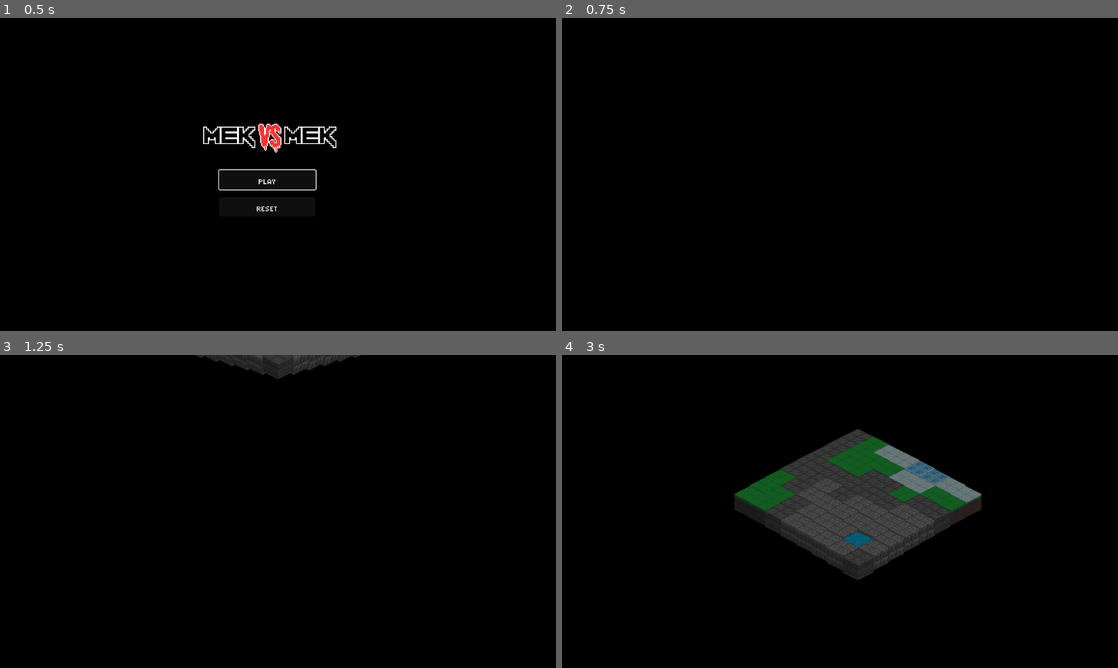
Above: before the commit, frames 1-4 (two rows, left to right).
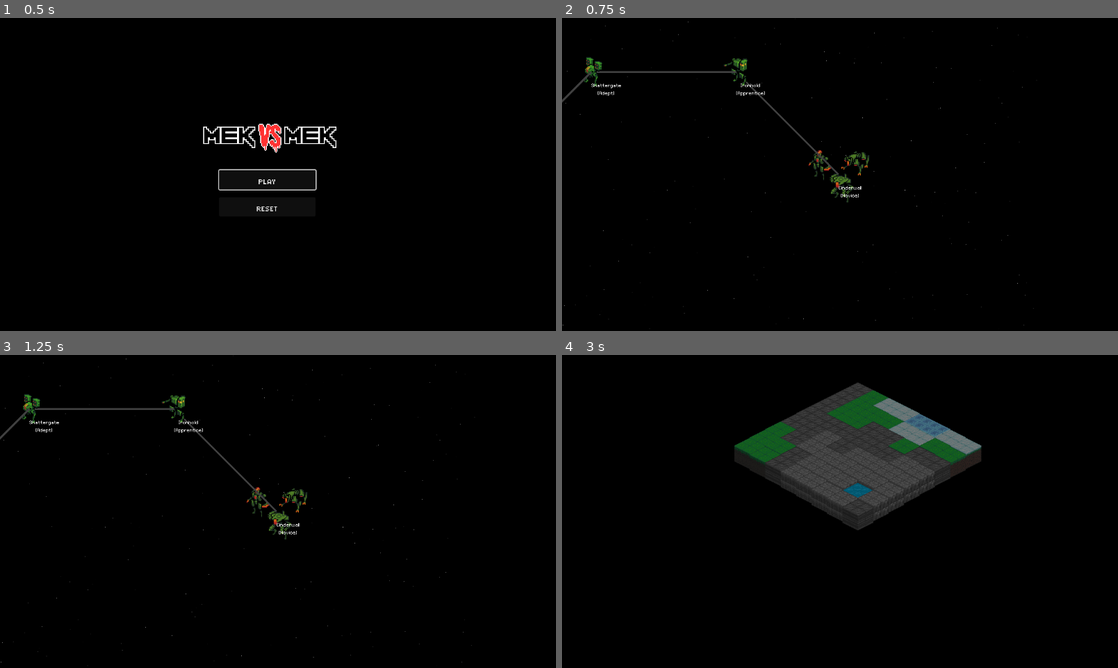
Above: after the commit, the same moments.

Repository: Tekknobot/Terrain
Game: Godot game, scene res://Scenes/TitleScreen.tscn
The game is run twice, just before and just after one commit, with the same random seed, the same clock (stepped at 60 frames per second) and the same inputs. Sound files missing from this copy of the repository are replaced by a short silence.
Inputs (mouse positions are in pixels of both pictures, inside the frame that each line leads up to):
- Up to frame 1 (0.5 s): no input
- Up to frame 2 (0.75 s): click "Reset" at 0.5 s
- Up to frame 3 (1.25 s): no input
- Up to frame 4 (3 s): click (840, 511) at 1.27 s; tap Enter (ui_accept) at 2, 2.27 s; move the mouse to (962, 495) at 2.02 s; click (962, 495) at 2.17 s; drag from (728, 527) to (856, 545) at 2.77 s

Frame 1 is identical in both runs. In frame 2, 1.2% of the frame differs, in the area x 0-85%, y 1-99%; in frame 3, 2.3%; in frame 4, 15%, in the area x 31-76%, y 8-72%.

Commit message:
Add button and textures for over world tree.

Diff:
--- a/Scenes/Overworld.tscn
+++ b/Scenes/Overworld.tscn
@@ -7,14 +7,12 @@
 
 [node name="Overworld" type="Node2D"]
 script = ExtResource("1_hfkso")
-max_depth = 5
-branches_per_node = 2
 region_font = ExtResource("2_xydvu")
 
 [node name="Camera2D" type="Camera2D" parent="."]
 position = Vector2(579, 324)
 script = ExtResource("3_rqdjr")
 
-[node name="StarryNight" parent="." instance=ExtResource("4_1mu5x")]
-position = Vector2(167, -48)
-visibility_rect = Rect2(-100, -100, 2000, 2000)
+[node name="StarryNight" parent="Camera2D" instance=ExtResource("4_1mu5x")]
+position = Vector2(-572, -331)
+visibility_rect = Rect2(0, 0, 1000, 1000)
--- a/Scenes/OverworldController.tscn
+++ b/Scenes/OverworldController.tscn
@@ -1,14 +1,19 @@
-[gd_scene load_steps=3 format=3 uid="uid://48d8tkhp3xh0"]
+[gd_scene load_steps=8 format=3 uid="uid://48d8tkhp3xh0"]
 
+[ext_resource type="Texture2D" uid="uid://dqmlt3bpfxcqb" path="res://Sprites/Portraits/pilots/mek_portraits/novice_group.png" id="2_iq2g5"]
 [ext_resource type="PackedScene" uid="uid://dyvg1q4u48f01" path="res://Scenes/Overworld.tscn" id="2_k221l"]
-[ext_resource type="PackedScene" uid="uid://npnv1wvwmhj3" path="res://Scenes/Main.tscn" id="2_uosq8"]
+[ext_resource type="Texture2D" uid="uid://du3scrmgdo0uq" path="res://Sprites/Portraits/pilots/mek_portraits/r2.png" id="3_net20"]
+[ext_resource type="Texture2D" uid="uid://d3s67lch382rk" path="res://Sprites/Portraits/pilots/mek_portraits/r3.png" id="4_4at8d"]
+[ext_resource type="Texture2D" uid="uid://bygvhthawhht8" path="res://Sprites/Portraits/pilots/mek_portraits/r4.png" id="5_re4jv"]
+[ext_resource type="Texture2D" uid="uid://beu8s26b4wob0" path="res://Sprites/Portraits/pilots/mek_portraits/s2.png" id="6_qpboe"]
+[ext_resource type="Texture2D" uid="uid://b4xbvy5vgjg60" path="res://Sprites/Portraits/pilots/mek_portraits/s3.png" id="7_2ftuw"]
 
 [node name="OverworldNode" type="Node2D"]
 
 [node name="OverworldController" type="Node2D" parent="."]
 
 [node name="Overworld" parent="OverworldController" instance=ExtResource("2_k221l")]
-region_scenes = Array[PackedScene]([ExtResource("2_uosq8")])
+region_textures = Array[Texture2D]([ExtResource("2_iq2g5"), ExtResource("3_net20"), ExtResource("4_4at8d"), ExtResource("5_re4jv"), ExtResource("6_qpboe"), ExtResource("7_2ftuw")])
 
 [node name="OverlayLayer" type="CanvasLayer" parent="."]
 scale = Vector2(0.5, 0.5)
--- a/Scripts/OverworldMap.gd
+++ b/Scripts/OverworldMap.gd
@@ -2,110 +2,151 @@
 
 signal region_selected(index, name)
 
-@export var max_depth: int = 4
-@export var branches_per_node: int = 3
-@export var branch_length: float = 200.0
-@export var length_variance: float = 0.5
+@export var max_depth: int = 5             # e.g. to reach “Grandmaster” at depth 5
+@export var branches_per_node: int = 1
+@export var branch_length: float = 300.0
+@export var length_variance: float = 0.0
 @export var angle_spread: float = 90.0
 @export var region_radius: float = 16.0
 @export var region_font: Font
 
-@export var region_scenes: Array[PackedScene] = []
+# One texture *per* tier, in tier‐order:
+# [Novice, Apprentice, Adept, Expert, Master, Grandmaster, …]
+@export var region_textures: Array[Texture2D] = []
+
 var difficulty_tiers: Dictionary = {
-	1: "Novice", 2: "Apprentice", 3: "Adept", 4: "Expert",
-	5: "Master", 6: "Grandmaster", 7: "Legendary", 8: "Mythic",
-	9: "Transcendent", 10: "Celestial", 11: "Divine", 12: "Omnipotent"
+	1: "Novice",      2: "Apprentice", 3: "Adept",
+	4: "Expert",      5: "Master",     6: "Grandmaster",
+	7: "Legendary",   8: "Mythic",     9: "Transcendent",
+	10: "Celestial", 11: "Divine",   12: "Omnipotent"
 }
 
 @export var region_names: Array = [
-	"Ironhold", "Gearfall", "Steelforge", "Rusthaven", "Cinderwall",
-	"Forgekeep", "Pulsegate", "Hammerfall", "Blastmoor", "Magnetar",
-	"Titanreach", "Axlepoint", "Vulcannon", "Boltspire", "Mecharis",
-	"Lockridge", "Quakefield", "Junktown", "Arcforge", "ZeroCore",
-	"Crankton", "Ironvale", "Shattergate", "Voltmoor", "Gritstone"
+	"Ironhold","Gearfall","Steelforge","Rusthaven","Cinderwall",
+	"Forgekeep","Pulsegate","Hammerfall","Blastmoor","Magnetar",
+	"Titanreach","Axlepoint","Vulcannon","Boltspire","Mecharis",
+	"Lockridge","Quakefield","Junktown","Arcforge","ZeroCore",
+	"Crankton","Ironvale","Shattergate","Voltmoor","Gritstone"
 ]
 
-# Internal storage
 var regions: Array = []
 var first_novice_pos: Vector2
-var follow_target: Vector2
-var cam: Camera2D
 
 func _ready():
 	randomize()
 	region_names.shuffle()
-	var start_pos = get_viewport_rect().size * 0.5
-	_generate_branch(start_pos, 0, 0, -90)
+	var center = get_viewport_rect().size * 0.5
+	# start with one Novice at the very center
+	_generate_branch(center, 0, -90)
 
-func _generate_branch(pos: Vector2, depth: int, idx: int, angle: float) -> void:
-	var region_index = regions.size()
-	_create_region_node(region_index, pos, depth)
+# helper: returns the index of an existing region within 2×radius of `p`, or –1
+func _find_region_at(p: Vector2) -> int:
+	for i in range(regions.size()):
+		if p.distance_to(regions[i]["pos"]) < region_radius * 2:
+			return i
+	return -1
+
+func _generate_branch(pos: Vector2, depth: int, angle: float) -> void:
+	# 1) either reuse or create this region
+	var region_index = _find_region_at(pos)
+	if region_index < 0:
+		region_index = regions.size()
+		_create_region_node(region_index, pos, depth)
+	# otherwise we’ve “landed” on an existing node and we skip making a duplicate
+
+	# 2) if we’re at max, stop here
 	if depth >= max_depth:
 		return
-	var count = randi_range(1, branches_per_node)
+
+	# 3) spawn children as before
+	var count = branches_per_node
 	var spread = angle_spread / max(count - 1, 1)
 	for i in range(count):
 		var child_angle = angle - angle_spread * 0.5 + spread * i
-		var length = branch_length * randf_range(1.0 - length_variance, 1.0 + length_variance)
-		var rad = deg_to_rad(child_angle)
-		var end_pos = pos + Vector2(cos(rad), sin(rad)) * length
+		var length = branch_length
+		var end_pos = pos + Vector2(cos(deg_to_rad(child_angle)), sin(deg_to_rad(child_angle))) * length
+
+		# draw the line
 		var line = Line2D.new()
 		line.width = 4
 		line.default_color = Color(0.25, 0.25, 0.25)
 		line.points = [pos, end_pos]
 		line.z_index = 0
 		add_child(line)
-		_generate_branch(end_pos, depth + 1, region_index * 10 + i, child_angle)
+
+		# recurse
+		_generate_branch(end_pos, depth + 1, child_angle)
 
 func _create_region_node(index: int, pos: Vector2, depth: int) -> void:
-	var tier = clamp(depth + 1, 1, difficulty_tiers.size())
-	var hue = float(tier) / difficulty_tiers.size()
-	var fill = Color.from_hsv(hue, 0.4, 0.8)
-	var outline_col = Color.from_hsv(hue, 0.8, 0.6)
-	var tier_name = difficulty_tiers[tier]
+	# 1) compute tier, name & tint
+	var tier       = clamp(depth + 1, 1, difficulty_tiers.size())
+	var tier_name  = difficulty_tiers[tier]
+	var hue        = float(tier) / difficulty_tiers.size()
+	var base_tint  = Color.from_hsv(hue, 0.4, 0.8)
 
+	# record first-novice position
 	if tier == 1 and first_novice_pos == null:
 		first_novice_pos = pos
 
-	var circle = ColorRect.new()
-	circle.color = fill
-	circle.size = Vector2(region_radius * 2, region_radius * 2)
-	circle.position = pos - Vector2(region_radius, region_radius)
-	circle.z_index = 1
-	# ← add this so the ColorRect does NOT block mouse events
-	circle.mouse_filter = Control.MOUSE_FILTER_IGNORE
-	add_child(circle)
+	# 2) pick your texture for this tier
+	var chosen_tex: Texture2D = null
+	if tier - 1 < region_textures.size():
+		chosen_tex = region_textures[tier - 1]
 
-	var area = Area2D.new()
-	area.z_index = 1
-	area.position = pos
-	var col = CollisionShape2D.new()
-	var shape = CircleShape2D.new()
-	shape.radius = region_radius
-	col.shape = shape
-	area.add_child(col)
-	add_child(area)
+	# 3) create a TextureButton
+	var btn: TextureButton = TextureButton.new()
+	if chosen_tex:
+		btn.texture_normal  = chosen_tex
+		btn.texture_hover   = chosen_tex
+		btn.texture_pressed = chosen_tex
+		btn.size       = chosen_tex.get_size()
+	else:
+		btn.size       = Vector2(region_radius * 2, region_radius * 2)
 
-	var lbl = Label.new()
-	lbl.text = "%s\n[%s]" % [region_names[index % region_names.size()], tier_name]
-	lbl.position = pos + Vector2(0, region_radius + 4)
+	btn.position = pos - btn.size * 0.5
+	btn.modulate      = base_tint
+	add_child(btn)
+
+	# 4) label underneath
+	var lbl: Label = Label.new()
+	lbl.text = "%s\n[%s]" % [
+		region_names[index % region_names.size()],
+		tier_name
+	]
 	lbl.horizontal_alignment = HORIZONTAL_ALIGNMENT_CENTER
-	lbl.vertical_alignment = VERTICAL_ALIGNMENT_CENTER
-	lbl.z_index = 2
+	lbl.vertical_alignment   = VERTICAL_ALIGNMENT_CENTER
+	lbl.position        = pos + Vector2(0, region_radius + 4)
 	if region_font:
 		lbl.add_theme_font_override("font", region_font)
 	add_child(lbl)
 
-	area.connect("mouse_entered", Callable(self, "_on_hover").bind(index))
-	area.connect("mouse_exited", Callable(self, "_on_unhover").bind(index))
-	area.connect("input_event", Callable(self, "_on_click").bind(index))
+	# 5) hook up the pressed signal
+	btn.pressed.connect(Callable(self, "_on_region_pressed").bind(index))
 
-	regions.append({"pos":pos, "circle":circle, "label":lbl, "area":area})
+	# add hover signals:
+	btn.connect("mouse_entered", Callable(self, "_on_region_hover").bind(index))
+	btn.connect("mouse_exited",  Callable(self, "_on_region_unhover").bind(index))
 
-func _on_hover(i: int) -> void:
-	var reg = regions[i]
-	reg.circle.modulate = reg.circle.color.lightened(0.3)
 
-func _on_unhover(i: int) -> void:
-	var reg = regions[i]
-	reg.circle.modulate = reg.circle.color
+	# 6) store for hover tinting if you still need it
+	regions.append({
+		"pos":       pos,
+		"button":    btn,
+		"label":     lbl,
+		"base_tint": base_tint
+	})
+
+func _on_region_pressed(i: int) -> void:
+	emit_signal("region_selected", i, region_names[i % region_names.size()])
+	# immediately switch scenes (or use call_deferred if you hit errors)
+	get_tree().change_scene_to_file("res://Scenes/Main.tscn")
+
+func _on_region_hover(i: int) -> void:
+	var entry = regions[i]
+	# lighten the button on hover
+	entry.button.modulate = entry.base_tint.lightened(2)
+
+func _on_region_unhover(i: int) -> void:
+	var entry = regions[i]
+	# restore original tint
+	entry.button.modulate = entry.base_tint
--- a/Scripts/SmoothClickFollow.gd
+++ b/Scripts/SmoothClickFollow.gd
@@ -1,17 +1,31 @@
 extends Camera2D
 
-@export var smoothing_speed: float = 5.0  # higher = faster follow
+@export var smoothing_speed: float = 5.0  # higher = snappier follow
 
 var target_position: Vector2
+var dragging := false
+var last_mouse_screen: Vector2
+var smoothing_enabled: bool = false
 
 func _ready() -> void:
+	# start with camera where it is
 	target_position = position
+	# turn on built-in smoothing if you like, but we'll lerp ourselves
+	smoothing_enabled = false
 
-func _unhandled_input(event: InputEvent) -> void:
-	if event is InputEventMouseButton and event.button_index == MOUSE_BUTTON_LEFT and event.pressed:
-		# get_global_mouse_position() already gives you world coords
-		target_position = get_global_mouse_position()
+func _input(event: InputEvent) -> void:
+	if event is InputEventMouseButton and event.button_index == MOUSE_BUTTON_LEFT:
+		# begin or end drag
+		dragging = event.pressed
+		if dragging:
+			last_mouse_screen = event.position
+	elif dragging and event is InputEventMouseMotion:
+		# calculate how much the mouse moved on screen
+		var delta_screen = last_mouse_screen - event.position
+		# translate that into world-space pan (account for zoom)
+		target_position += delta_screen * zoom
+		last_mouse_screen = event.position
 
 func _process(delta: float) -> void:
-	# ease the camera toward the last-clicked world position
+	# smoothly move toward the dragged target position
 	position = position.lerp(target_position, smoothing_speed * delta)
--- a/Scripts/TitleScreen.gd
+++ b/Scripts/TitleScreen.gd
@@ -25,8 +25,7 @@
 func _on_QuitButton_pressed() -> void:
 	get_tree().quit()
 
-
 func _on_reset_pressed() -> void:
 	GameData.last_enemy_upgrade_level = 0
 	GameData.play_reset()
-	get_tree().change_scene_to_file("res://Scenes/Main.tscn")
+	get_tree().change_scene_to_file("res://Scenes/OverworldController.tscn")
--- a/Scripts/TurnManager.gd
+++ b/Scripts/TurnManager.gd
@@ -529,7 +529,6 @@
 	# Fade in the current scene by gradually making the transition transparent.
 	var tween = transition.fade_in()
 
-
 func _on_fade_out_finished() -> void:
 	# Change to the next level/mission.
 	var next_scene_path = "res://Scenes/Main.tscn"  # or the desired next scene
Binary file added: Sprites/Portraits/pilots/mek_portraits/novice_group.ase
Binary file added: Sprites/Portraits/pilots/mek_portraits/novice_group.png
Not shown, added: Sprites/Portraits/pilots/mek_portraits/novice_group.png.import
